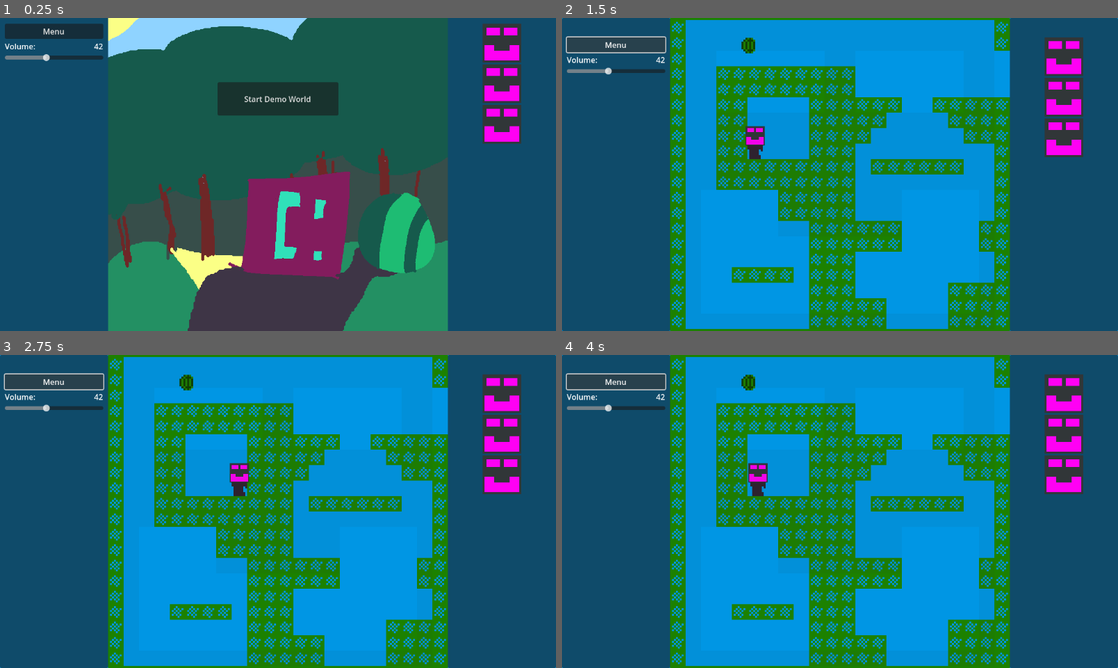
Above: before the commit, frames 1-4 (two rows, left to right).
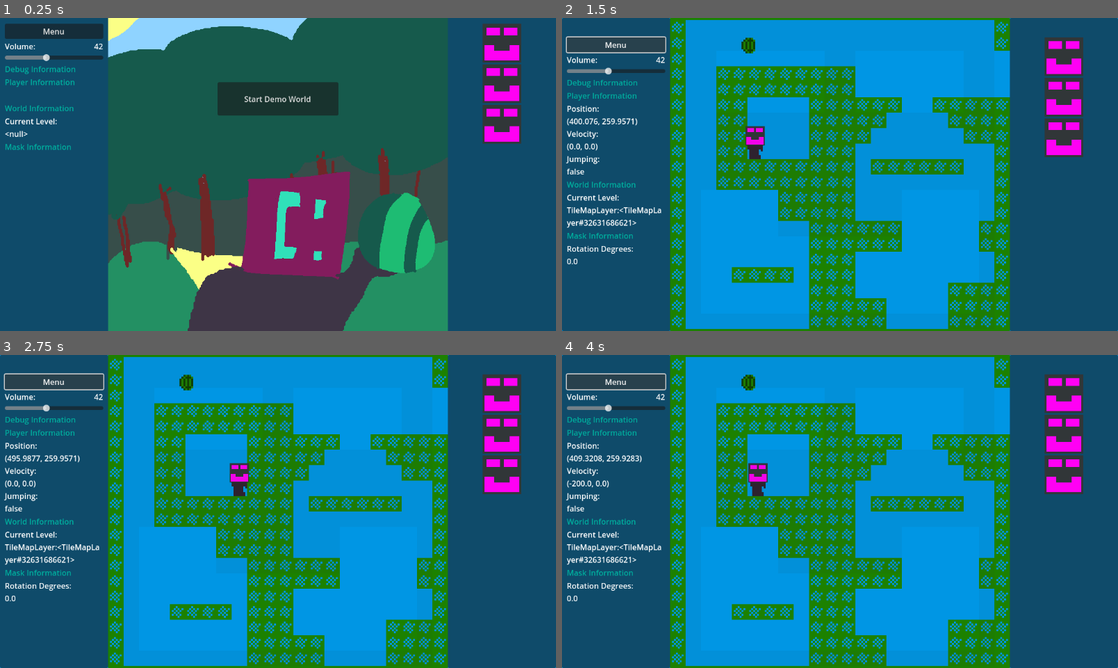
Above: after the commit, the same moments.

Repository: MightyLuu/rotatethatmaskinthejunglegame
Game: Godot game, scene res://assets/game_scene.tscn
Same seed, same stepped clock (60 frames per second), same inputs: the game is played once before the commit and once after it.
Inputs:
- Up to frame 1 (0.25 s): no input
- Up to frame 2 (1.5 s): click "Start Demo World" at 0.5 s; click "Menu" at 1.25 s
- Up to frame 3 (2.75 s): hold D (move_right) from 2.03 s (still down)
- Up to frame 4 (4 s): release D (move_right) at 3.53 s; hold A (move_left) from 3.53 s (still down)

The runs differ from the first frame. In frame 1, 0.6% of the frame differs, in the area x 0-14%, y 15-43%; in frame 2, 1.5%; in frame 3, 1.5%; in frame 4, 1.5%, in the area x 0-18%, y 19-79%.

Commit message:
debug menu

Diff:
--- a/assets/character/player.gd
+++ b/assets/character/player.gd
@@ -41,6 +41,8 @@
 		is_jumping = true
 
 func _physics_process(delta):
+	GameManager.write_debug_player_message("Position: \n%s\nVelocity: \n%s\nJumping: \n%s" % [position, velocity, is_jumping])
+	GameManager.write_debug_mask_message("Rotation Degrees: \n%s" % [active_mask.rotation_degrees])
 	if not is_on_floor(): velocity.y += delta * GRAVITY
 
 	if Input.is_action_pressed("move_left"):
--- a/assets/game_manager.gd
+++ b/assets/game_manager.gd
@@ -17,6 +17,21 @@
 		preload("res://assets/levels/lvl2.tscn").instantiate()
 	]
 	player = preload("res://assets/character/character.tscn").instantiate()
+
+func _process(delta: float) -> void:
+	write_debug_world_message("Current Level: \n%s" % [current_level])
+
+func write_debug_player_message(message: String) -> void:
+	var debug_area = get_tree().get_first_node_in_group("debug_area").get_node("DebugPlayer")
+	debug_area.text = message
+
+func write_debug_world_message(message: String) -> void:
+	var debug_area = get_tree().get_first_node_in_group("debug_area").get_node("DebugWorld")
+	debug_area.text = message
+
+func write_debug_mask_message(message: String) -> void:
+	var debug_area = get_tree().get_first_node_in_group("debug_area").get_node("DebugMask")
+	debug_area.text = message
 
 func load_level(start_level: int) -> void:
 	game_scene = get_tree().get_nodes_in_group("game_scene")[0]
--- a/assets/levels/demo.tscn
+++ b/assets/levels/demo.tscn
@@ -18,5 +18,5 @@
 texture = ExtResource("3_ct103")
 
 [node name="lvl2" parent="." instance=ExtResource("4_ct103")]
-position = Vector2(88, -52)
+position = Vector2(84, -52)
 lvlCoords = Vector2i(1, 0)
--- a/assets/levels/lvl2.tscn
+++ b/assets/levels/lvl2.tscn
@@ -18,5 +18,3 @@
 
 [node name="lvl1" parent="." instance=ExtResource("4_miwy6")]
 position = Vector2(-84, -52)
-monitoring = false
-monitorable = false
--- a/assets/menus/main_menu.gd
+++ b/assets/menus/main_menu.gd
@@ -2,6 +2,7 @@
 var volume_label : Label
 var start_volume : float = 42.0
 var music : AudioStreamPlayer
+var debug_mode : bool = true
 
 func _ready() -> void:
 	music = $AudioStreamPlayer
@@ -9,6 +10,10 @@
 	volume_label = $HBoxContainer/Left/MarginContainer2/VBoxContainer/HBoxContainer/Volume
 	volume_label.text = str(int(start_volume))
 
+func _input(event: InputEvent) -> void:
+	if event.is_action_released("debug_mode"):
+		debug_mode = !debug_mode
+		$HBoxContainer/Left/MarginContainer2/VBoxContainer/DebugContent.visible = debug_mode
 
 func _on_demo_level_start_button_up() -> void:
 	GameManager.load_level(0)
--- a/assets/menus/main_menu.tscn
+++ b/assets/menus/main_menu.tscn
@@ -64,6 +64,52 @@
 layout_mode = 2
 value = 42.0
 
+[node name="DebugContent" type="VBoxContainer" parent="HBoxContainer/Left/MarginContainer2/VBoxContainer" groups=["debug_area"]]
+layout_mode = 2
+
+[node name="DebugLabel" type="Label" parent="HBoxContainer/Left/MarginContainer2/VBoxContainer/DebugContent"]
+custom_minimum_size = Vector2(100, 0)
+layout_mode = 2
+theme_override_colors/font_color = Color(3.7541986e-06, 0.68174946, 0.6183852, 1)
+text = "Debug Information"
+autowrap_mode = 1
+
+[node name="DebugPlayerLabel" type="Label" parent="HBoxContainer/Left/MarginContainer2/VBoxContainer/DebugContent"]
+custom_minimum_size = Vector2(100, 0)
+layout_mode = 2
+theme_override_colors/font_color = Color(3.7541986e-06, 0.68174946, 0.6183852, 1)
+text = "Player Information"
+autowrap_mode = 1
+
+[node name="DebugPlayer" type="Label" parent="HBoxContainer/Left/MarginContainer2/VBoxContainer/DebugContent"]
+custom_minimum_size = Vector2(100, 0)
+layout_mode = 2
+autowrap_mode = 1
+
+[node name="DebugWorldLabel" type="Label" parent="HBoxContainer/Left/MarginContainer2/VBoxContainer/DebugContent"]
+custom_minimum_size = Vector2(100, 0)
+layout_mode = 2
+theme_override_colors/font_color = Color(3.7541986e-06, 0.68174946, 0.6183852, 1)
+text = "World Information"
+autowrap_mode = 1
+
+[node name="DebugWorld" type="Label" parent="HBoxContainer/Left/MarginContainer2/VBoxContainer/DebugContent"]
+custom_minimum_size = Vector2(100, 0)
+layout_mode = 2
+autowrap_mode = 1
+
+[node name="DebugMaskLabel2" type="Label" parent="HBoxContainer/Left/MarginContainer2/VBoxContainer/DebugContent"]
+custom_minimum_size = Vector2(100, 0)
+layout_mode = 2
+theme_override_colors/font_color = Color(3.7541986e-06, 0.68174946, 0.6183852, 1)
+text = "Mask Information"
+autowrap_mode = 1
+
+[node name="DebugMask" type="Label" parent="HBoxContainer/Left/MarginContainer2/VBoxContainer/DebugContent"]
+custom_minimum_size = Vector2(100, 0)
+layout_mode = 2
+autowrap_mode = 1
+
 [node name="TextureRect" type="TextureRect" parent="HBoxContainer"]
 layout_mode = 2
 texture = ExtResource("2_0i0v4")
--- a/project.godot
+++ b/project.godot
@@ -26,6 +26,7 @@
 [global_group]
 
 game_scene="main game scene"
+debug_area=""
 
 [input]
 
@@ -56,6 +57,11 @@
 , Object(InputEventKey,"resource_local_to_scene":false,"resource_name":"","device":-1,"window_id":0,"alt_pressed":false …(186 unchanged characters)…
 ]
 }
+debug_mode={
+"deadzone": 0.2,
+"events": [Object(InputEventKey,"resource_local_to_scene":false,"resource_name":"","device":-1,"window_id":0,"alt_pressed":false,"shift_pressed":false,"ctrl_pressed":false,"meta_pressed":false,"pressed":false,"keycode":0,"physical_keycode":4194342,"key_label":0,"unicode":0,"location":0,"echo":false,"script":null)
+]
+}
 
 [layer_names]
 
